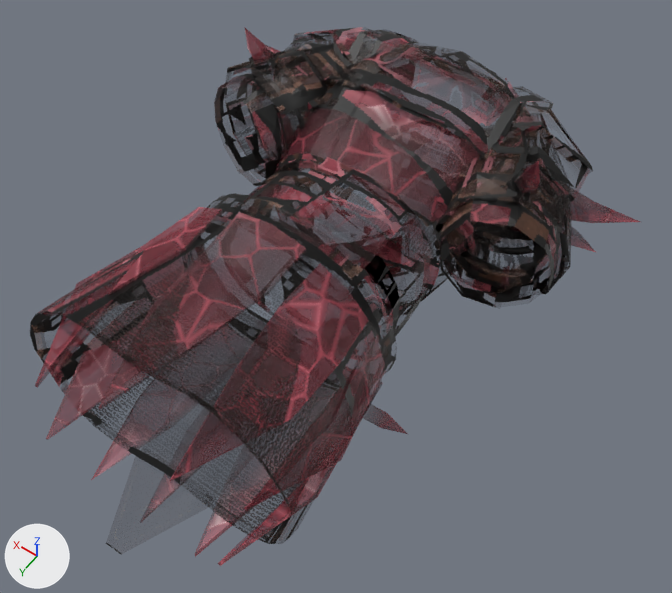
The glTF model assets/modeles/armures/sol/cuirasse_rubis.glb, before and after one commit.
One viewpoint serves both versions: a 50 mm lens placed at (-0.624, 0.993, 1.459), pointed at (-0.056, 0.197, 0.207). Every picture has the same lights, and +X, +Y and +Z are marked at lower left. The picture after the commit comes second. Vertices at exactly the same position are counted once.

In view in the first picture: 'cuirasse_rubis.001'.
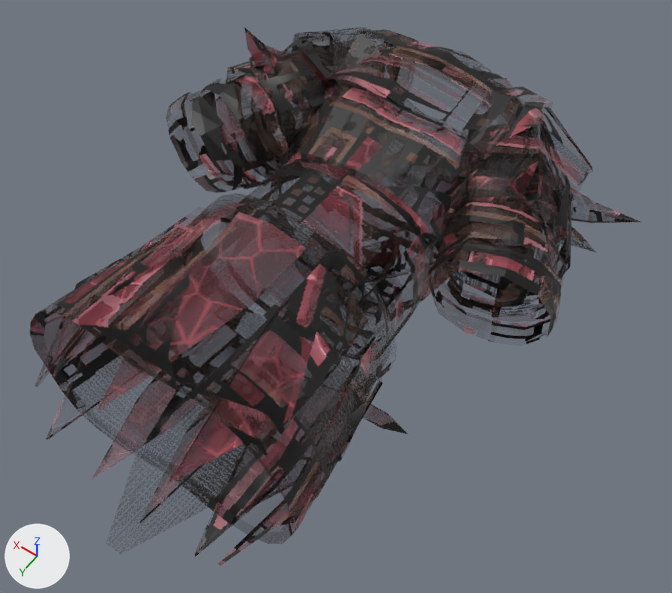
The newer file is also turned or shifted as a whole; pictures and numbers use the older file's frame.

Changed parts and their boxes [x1, y1, x2, y2] in the pictures (672 x 593 px):
part 1 of me_cuirasse_rubis_002, added: after [201, 82, 263, 189]
part 2 of me_cuirasse_rubis_002, added: after [185, 99, 248, 188]
part 3 of me_cuirasse_rubis_002, added: after [166, 92, 243, 193]
part 4 of me_cuirasse_rubis_002, added: after [441, 218, 566, 317]
part 5 of me_cuirasse_rubis_002, added: after [434, 234, 561, 330]
part 6 of me_cuirasse_rubis_002, added: after [428, 245, 557, 344]
part 7 of me_cuirasse_rubis_002, surface changed: [30, 27, 640, 566] in both
part 8 of me_cuirasse_rubis_002, recoloured: [362, 245, 401, 274] in both
part 9 of me_cuirasse_rubis_002, recoloured: [36, 27, 640, 566] in both

The edits, one by one:
Material 'cristal_rubis.001' (mat_cristal_rubis_001) is new.
Uses the picture img_cuirasse_rubis.
Material 'rubis.001' (mat_rubis_001) is new.
Uses the picture img_cuirasse_rubis.
me_cuirasse_rubis_002 is used by ob_cuirasse_rubis_001; location (0.0, 0.0, 0.0).
me_cuirasse_rubis_002 had 2492 vertices, 3626 faces and spanned x -0.416..0.453, y -0.326..0.713, z 0.0..0.486.
me_cuirasse_rubis_002 now has 2876 vertices, 4178 faces and spans x -0.416..0.453, y -0.326..0.713, z 0.0..0.486.
me_cuirasse_rubis_002 part 1: a new loose piece of 54 vertices spanning x 0.183..0.381, y -0.005..0.096, z 0.176..0.387, in mat_plaque_rubis.
me_cuirasse_rubis_002 part 2: a new loose piece of 54 vertices spanning x 0.194..0.394, y 0.026..0.135, z 0.182..0.386, in mat_plaque_rubis.
me_cuirasse_rubis_002 part 3: a new loose piece of 54 vertices spanning x 0.195..0.404, y 0.051..0.166, z 0.198..0.388, in mat_plaque_rubis.
me_cuirasse_rubis_002 part 4: a new loose piece of 54 vertices spanning x -0.374..-0.176, y -0.005..0.096, z 0.176..0.387, in mat_plaque_rubis.
me_cuirasse_rubis_002 part 5: a new loose piece of 54 vertices spanning x -0.387..-0.188, y 0.026..0.135, z 0.182..0.386, in mat_plaque_rubis.
me_cuirasse_rubis_002 part 6: a new loose piece of 54 vertices spanning x -0.398..-0.189, y 0.051..0.166, z 0.198..0.388, in mat_plaque_rubis.
me_cuirasse_rubis_002 part 7: 3559 kept faces spanning x -0.416..0.453, y -0.326..0.713, z 0.0..0.486 get new texture (UV) coordinates.
me_cuirasse_rubis_002 part 8: 24 faces spanning x -0.044..0.056, y -0.123..0.024, z 0.0..0.038 switch from mat_rubis to mat_rubis_001.
me_cuirasse_rubis_002 part 9: 320 faces spanning x -0.416..0.453, y -0.293..0.663, z 0.029..0.486 switch from mat_cristal_rubis to mat_cristal_rubis_001.
Other edits to the shape of me_cuirasse_rubis_002 do not show in these pictures.
